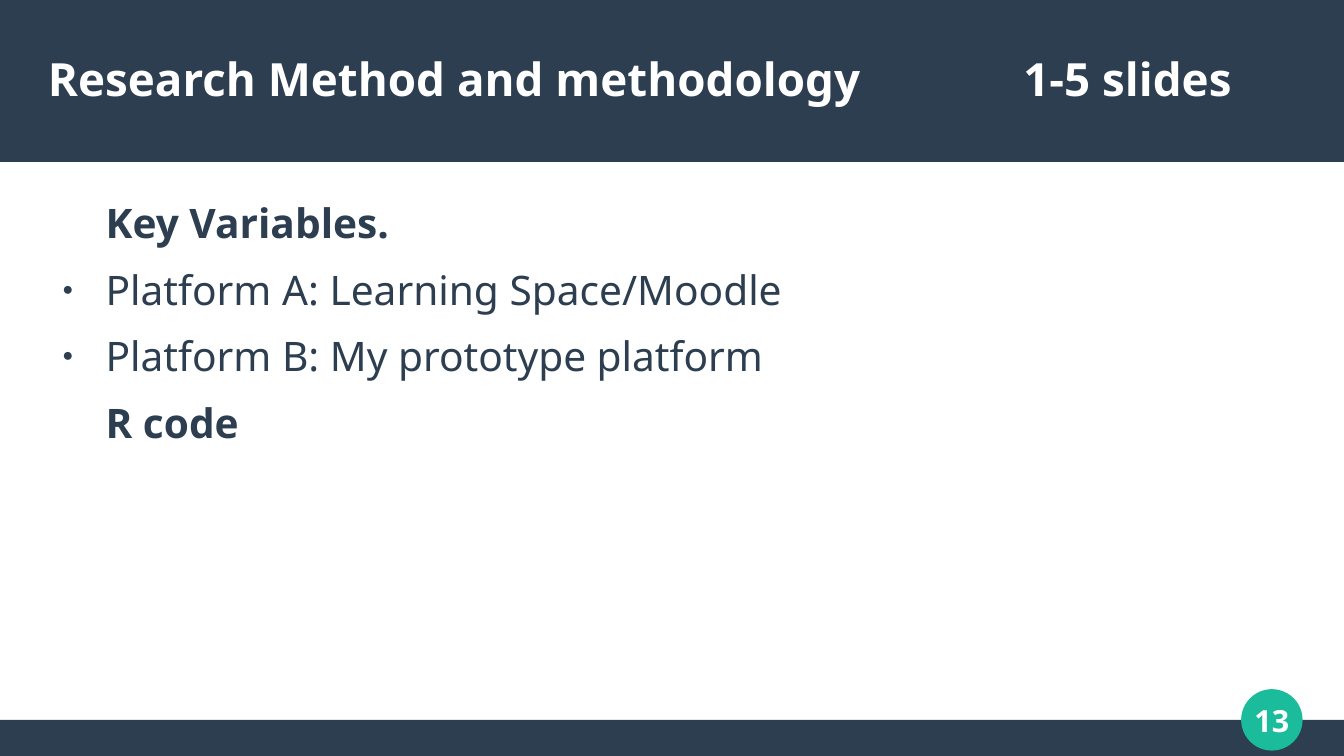
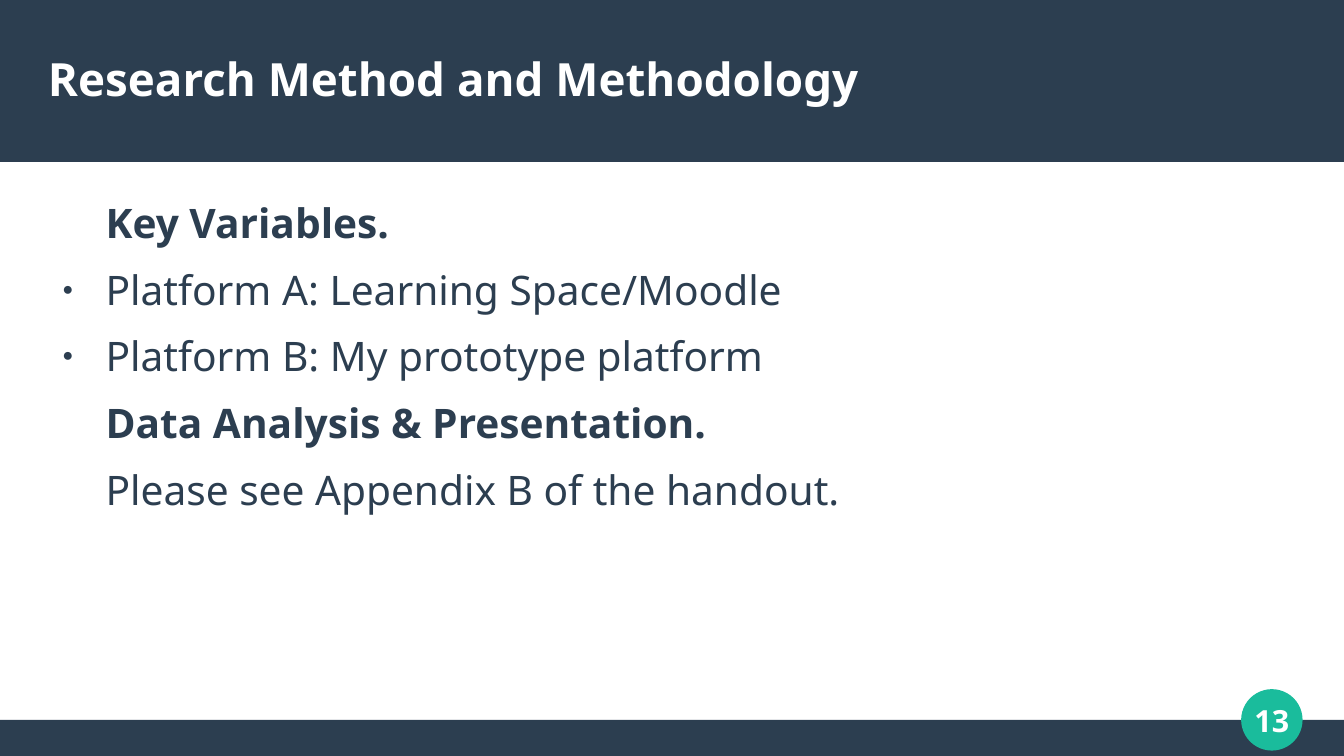
Before and after one commit to dannydaley/myUniSocial, a slide deck: slide 13 of Documentation/COMP320 PRESENTATION.odp. Drawn at 1344x756 pixels with LibreOffice and Linux fonts; fonts in the diff are those of the drawing. Boxes give left, top, right and bottom in pixels: in the first picture for what was removed or moved away, otherwise in the second. Text is boxed around its words. In the diff, an @@ line names an element or a change of style, - is before the commit and + after.

```diff
--- a/Documentation/COMP320 PRESENTATION.odp
+++ b/Documentation/COMP320 PRESENTATION.odp
@@ title at bbox=[48, 61, 858, 107]: text changed @@
-Research Method and methodology 1-5 slides
+Research Method and Methodology
@@ text at bbox=[106, 407, 839, 515]: text changed; bold off @@
-R code
+Data Analysis & Presentation.
+Please see Appendix B of the handout.
```
Also in this commit, not shown: 16 other slides changed, 2 other files.
